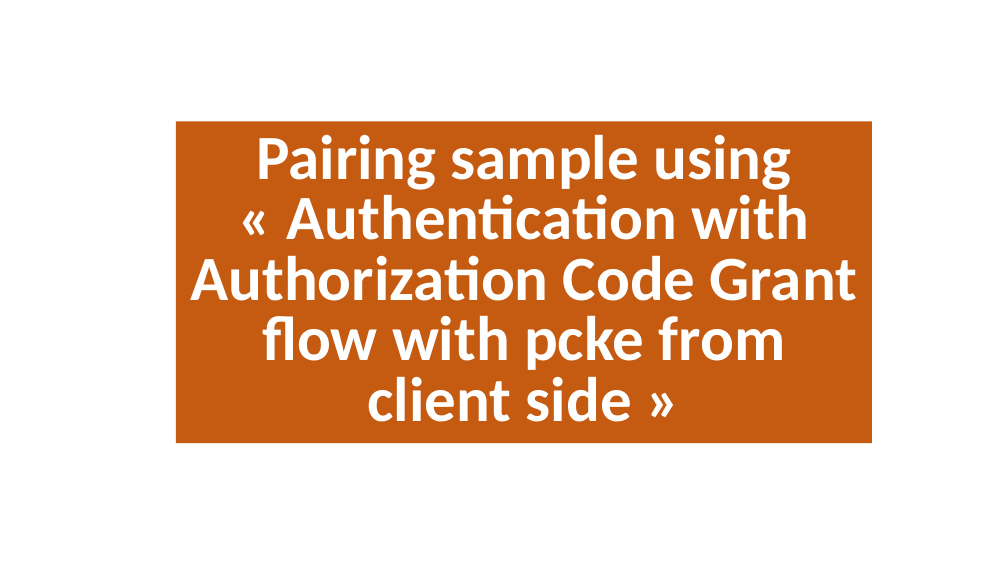
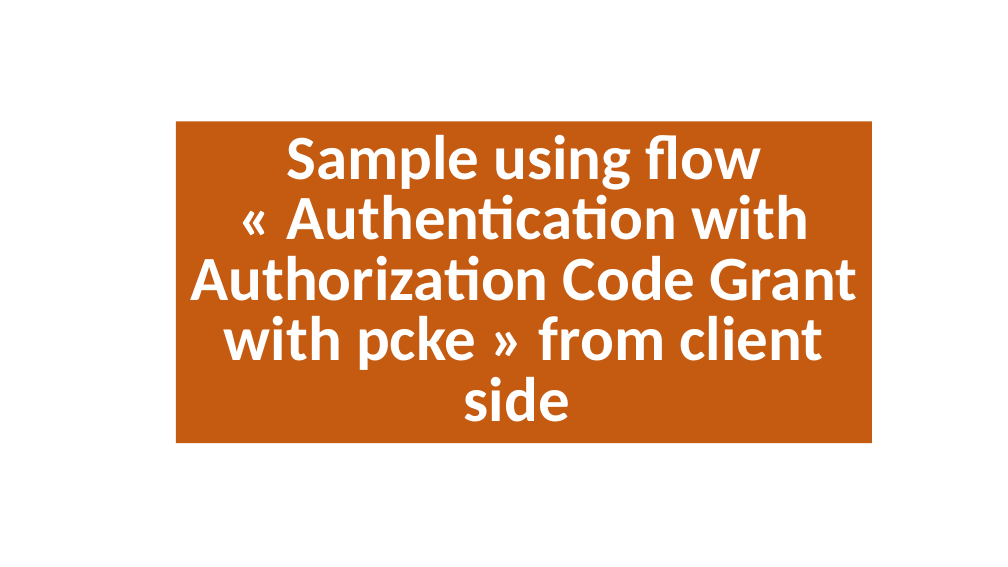
Before and after one commit to guillaume-chervet/course.rest, a slide deck: slide 17 of documentations/React OIDC.pptx. Drawn at 1008x567 pixels with LibreOffice and Linux fonts; fonts in the diff are those of the drawing. Boxes give left, top, right and bottom in pixels: in the first picture for what was removed or moved away, otherwise in the second. Text is boxed around its words. In the diff, an @@ line names an element or a change of style, - is before the commit and + after.

Commit message:
update

```diff
--- a/documentations/React OIDC.pptx
+++ b/documentations/React OIDC.pptx
@@ text in rectangle at [190, 134, 857, 422]: text changed @@
-Pairing sample using « Authentication with Authorization Code Grant flow with pcke from client side »
+Sample using flow
+« Authentication with Authorization Code Grant with pcke » from client side
```
